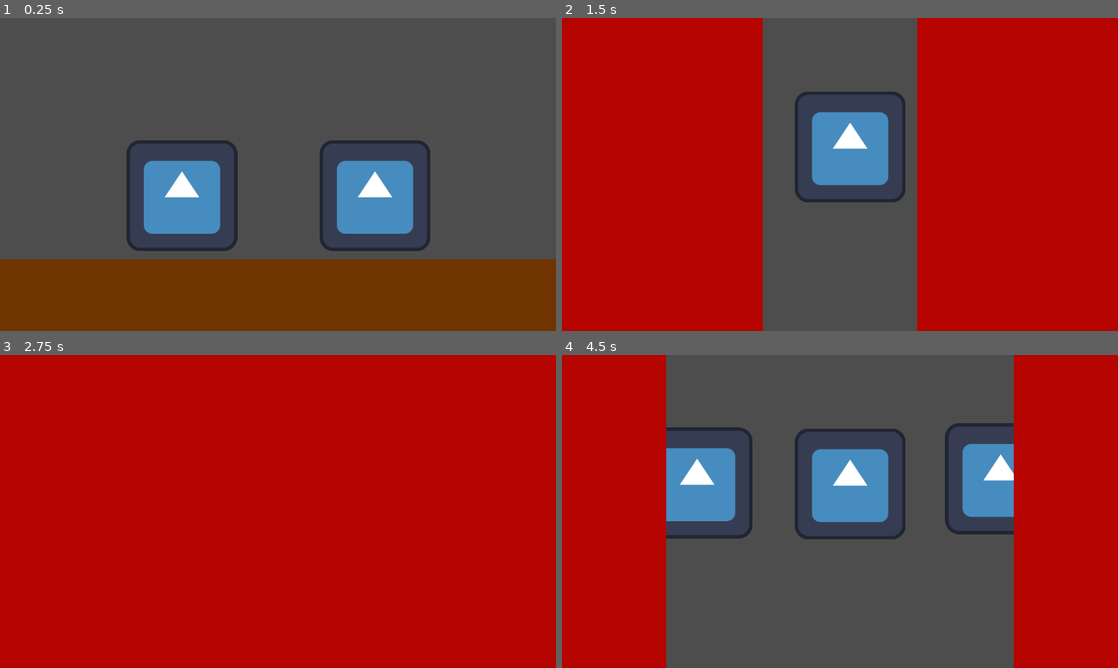
Above: before the commit, frames 1-4 (two rows, left to right).
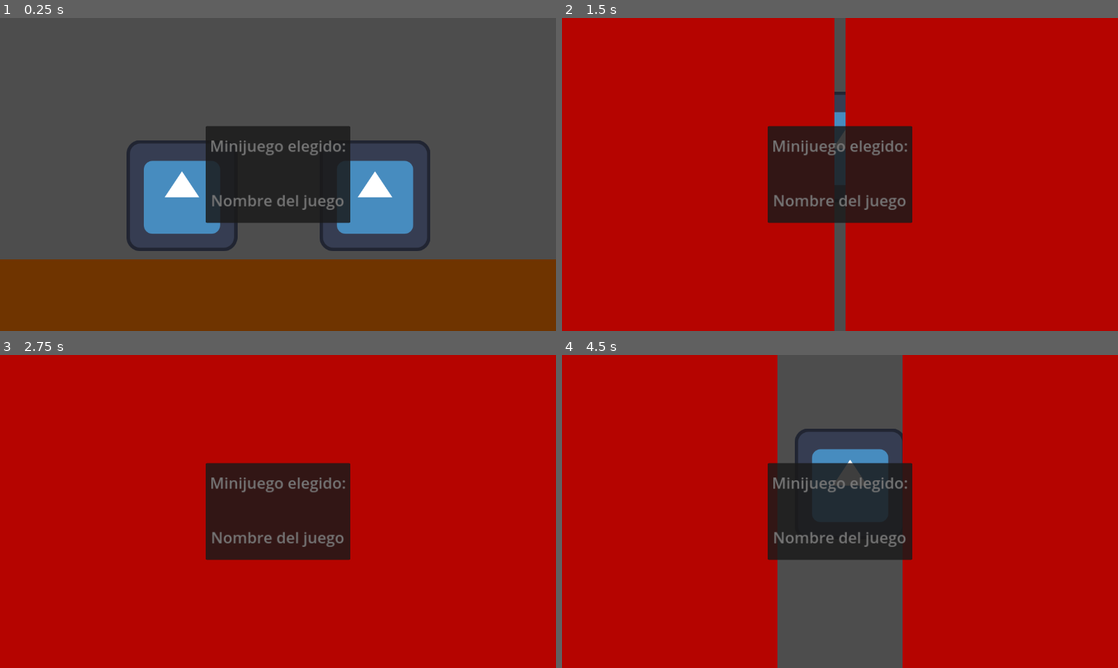
Above: after the commit, the same moments.

Repository: frn1/GGJ-2024
Game: Godot game, scene res://scenes/main.tscn
Two runs of this game, one before a commit and one after it. Both use one fixed random seed, a clock stepped at 60 frames per second and the inputs below. The engine's default icon, where the game draws it, is replaced by a stand-in: a white triangle on a blue panel in a dark square.
Inputs (mouse positions are in pixels of both pictures, inside the frame that each line leads up to):
- Up to frame 1 (0.25 s): no input
- Up to frame 2 (1.5 s): move the mouse to (962, 158) at 0.52 s; hold Up (ui_up) from 0.53 s (still down); click (962, 158) at 0.67 s; move the mouse to (728, 190) at 1.27 s
- Up to frame 3 (2.75 s): move the mouse to (333, 442) at 2.02 s; release Up (ui_up) at 2.03 s; hold Down (ui_down) from 2.03 s (still down); tap Up (ui_up) at 2.1 s
- Up to frame 4 (4.5 s): move the mouse to (812, 574) at 2.77 s; release Down (ui_down) at 2.78 s; hold Up (ui_up) 2.78-4.28 s; click (812, 574) at 2.92 s; move the mouse to (1006, 558) at 3.52 s; tap Enter at 4.25 s; move the mouse to (673, 464) at 4.27 s; hold Down (ui_down) from 4.28 s (still down); tap Up (ui_up) at 4.35 s

The runs differ from the first frame. In frame 1, 7.3% of the frame differs, in the area x 37-63%, y 34-66%; in frame 2, 26%; in frame 3, 8.1%; in frame 4, 46%, in the area x 18-82%, y 0-100%.

Commit message:
Add basic UI for random picking games

Diff:
--- a/scenes/common/minigame.tscn
+++ b/scenes/common/minigame.tscn
@@ -25,3 +25,43 @@
 modulate = Color(0.709804, 0.0156863, 0, 1)
 position = Vector2(600, 0)
 mesh = SubResource("QuadMesh_3camo")
+
+[node name="Panel" type="Panel" parent="."]
+anchors_preset = 8
+anchor_left = 0.5
+anchor_top = 0.5
+anchor_right = 0.5
+anchor_bottom = 0.5
+offset_left = -150.0
+offset_top = -100.0
+offset_right = 150.0
+offset_bottom = 100.0
+grow_horizontal = 2
+grow_vertical = 2
+size_flags_horizontal = 4
+size_flags_vertical = 4
+
+[node name="Label" type="Label" parent="Panel"]
+layout_mode = 1
+anchors_preset = -1
+anchor_right = 1.0
+anchor_bottom = 0.415
+grow_horizontal = 2
+theme_override_font_sizes/font_size = 32
+text = "Minijuego elegido:"
+horizontal_alignment = 1
+vertical_alignment = 1
+
+[node name="Label2" type="Label" parent="Panel"]
+layout_mode = 1
+anchors_preset = -1
+anchor_top = 0.545
+anchor_right = 1.0
+anchor_bottom = 1.0
+grow_horizontal = 2
+grow_vertical = 0
+theme_override_font_sizes/font_size = 32
+text = "Nombre del juego"
+horizontal_alignment = 1
+vertical_alignment = 1
+autowrap_mode = 3
--- a/scenes/main.tscn
+++ b/scenes/main.tscn
@@ -22,3 +22,18 @@
 
 [node name="Smoother" type="Node" parent="."]
 script = ExtResource("4_85v1h")
+
+[node name="Panel" type="Panel" parent="."]
+anchors_preset = 8
+anchor_left = 0.5
+anchor_top = 0.5
+anchor_right = 0.5
+anchor_bottom = 0.5
+offset_left = -150.0
+offset_top = -100.0
+offset_right = 150.0
+offset_bottom = 100.0
+grow_horizontal = 2
+grow_vertical = 2
+size_flags_horizontal = 4
+size_flags_vertical = 4
--- a/scripts/minigame.gd
+++ b/scripts/minigame.gd
@@ -54,6 +54,7 @@
 	timer.timeout.connect(
 		func ():
 			var tween: Tween = get_tree().create_tween().set_parallel(true)
+			tween.set_ease(Tween.EASE_IN).set_trans(Tween.TRANS_CUBIC)
 			tween.tween_property($"Left curtain", "position", initial_left_curtain_pos, 0.5)
 			tween.tween_property($"Right curtain", "position", initial_right_curtain_pos, 0.5)
 	)
@@ -66,6 +67,7 @@
 	current_minigame = minigame
 
 	var tween: Tween = get_tree().create_tween().set_parallel(true)
+	tween.set_ease(Tween.EASE_OUT).set_trans(Tween.TRANS_CUBIC)
 	tween.tween_property($"Left curtain", "position", Vector2.ZERO, 0.5)
 	tween.tween_property($"Right curtain", "position", Vector2.ZERO, 0.5)
 	tween.finished.connect(func (): after_curtains_enter_load(minigame, difficulty))
@@ -102,6 +104,7 @@
 	timer.timeout.connect(
 		func ():
 			var tween: Tween = get_tree().create_tween().set_parallel(true)
+			tween.set_ease(Tween.EASE_IN).set_trans(Tween.TRANS_CUBIC)
 			tween.tween_property($"Left curtain", "position", initial_left_curtain_pos, 0.5)
 			tween.tween_property($"Right curtain", "position", initial_right_curtain_pos, 0.5)
 			#tween.finished.connect(func():
@@ -116,6 +119,7 @@
 		return
 
 	var tween: Tween = get_tree().create_tween().set_parallel(true)
+	tween.set_ease(Tween.EASE_OUT).set_trans(Tween.TRANS_CUBIC)
 	tween.tween_property($"Left curtain", "position", Vector2.ZERO, 0.5)
 	tween.tween_property($"Right curtain", "position", Vector2.ZERO, 0.5)
 	tween.finished.connect(after_curtains_enter_unload)
@@ -145,6 +149,6 @@
 
 func _input(event):
 	if Input.is_action_just_pressed("ui_up"):
-		load_minigame(minigames[0], 0)
+		load_minigame(minigames.pick_random(), 0)
 	elif Input.is_action_just_pressed("ui_down"):
 		unload_minigame()
